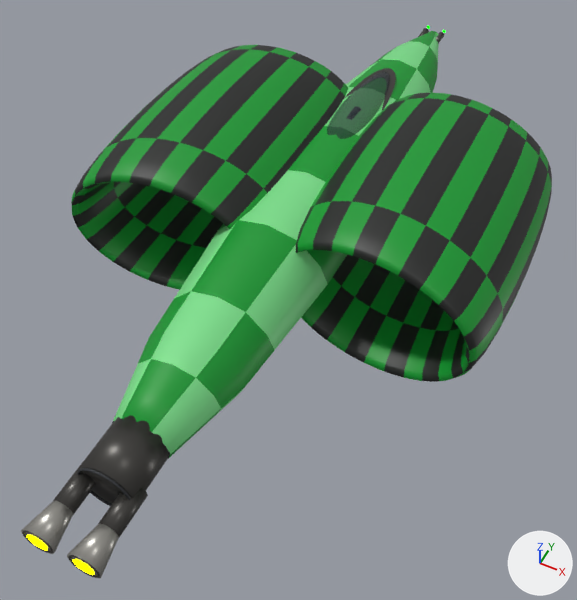
Renders of the glTF model ThoriumGap_JS/models/Ship_TwoHoop_11695.glb from each side of a commit.
Before and after are seen from a 50 mm camera at (2.37, -5.49, 5.06) aimed at (0.14, -1.03, -0.52). Lighting does not change. The marker at lower right points along +X, +Y and +Z. The older version comes first. Where no turn or scale is listed for an object, it has been applied to the vertices.

The older version as bpy lines, for what is in view:
```python
ob_enginebell_left_afthullburnishednozzle = bpy.data.objects.new('EngineBell_Left_AftHullBurnishedNozzle', me_enginebell_left_afthullburnishednozzle_mesh)
ob_enginebell_left_afthullburnishednozzle.location = (-0.19, -3.94, -0.02)
ob_engineemitter = bpy.data.objects.new('EngineEmitter', me_engineemitter)
ob_engineemitter.location = (0.0, 0.0, 0.0)
ob_fuselage_maincenteredhull_centerofmassatorigin = bpy.data.objects.new('Fuselage_MainCenteredHull_CenterOfMassAtOrigin', me_fuselage_maincenteredhull_centerofmassatorigin_mesh)
ob_fuselage_maincenteredhull_centerofmassatorigin.location = (0.0, 0.0, 0.0)
# also in view: 'Hoop_Left_StructuralRing_YAxisHole_CenterTangent_AftSwept' at (-1.03, -0.09, 0.0); 'Hoop_Right_StructuralRing_YAxisHole_CenterTangent_AftSwept' at (1.03, -0.09, 0.0); 'EngineBlock_AftHullIntegratedMountPlate' at (0.0, -3.36, 0.0); 'EngineThroat_Right_AftHullDarkSocket' at (0.19, -3.67, -0.02); 'CanopyGlass_LowForwardPodDome' at (0.0, 0.78, 0.44)
```
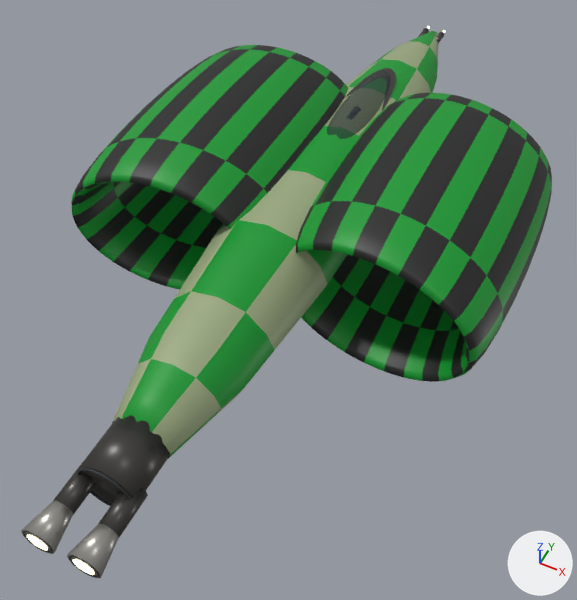
Where the change shows, as pixel boxes (x1, y1, x2, y2) in the pictures (577 x 600 px):
'Fuselage_MainCenteredHull_CenterOfMassAtOrigin', recoloured: (112, 31, 439, 456) in both
'EngineEmitter', recoloured: (27, 535, 94, 575) in both

The edits, one by one:
In material 'EngineGlow' (mat_engineglow), emission_color goes from (1.0, 1.0, 0.0) (yellow #ffff00) to (0.62, 0.57, 0.4) (beige #cec7aa).
Material 'Ship_TwinHoopFamily_NeedleTwinHoop_ring_checkers_ShadesOfGrayWithBlackDetails_Seed11695_Hull_Main_ShadesOfGrayWithBlackDetails' (mat_ship_twinhoopfamily_needletwinhoop_ring_checkers_shadesofgraywithblackdetails_seed11695_hull_main_shadesofgraywithblackdetails) changes colour from green #7cde8b to greyish green #9baa81; in linear values from (0.202, 0.73, 0.258) to (0.33, 0.4, 0.22).
